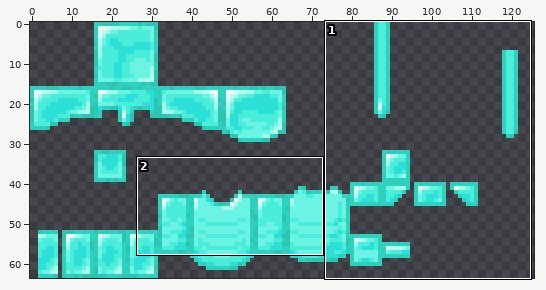
File history of a sprite sheet, assets/minecraft/textures/models/armor/diamond_layer_1.png. The first picture is a wide view before the edit; the outline marks the close-up.
Close-up. Old version:
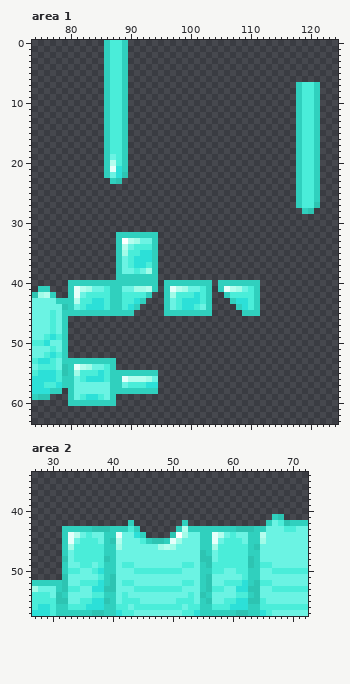
The file is 128x64 pixels. Shown: area 1: x 74..124, y 0..63; area 2: x 27..72, y 34..57. The wide view leaves out empty margins.
The result:
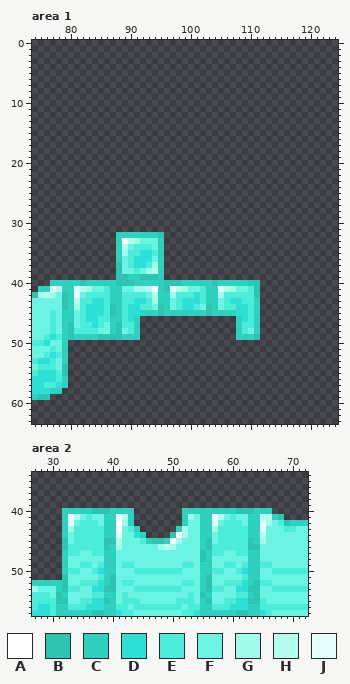
Palette (. is transparent): A #ffffff  B #2dc4b2  C #30d0be  D #2ce0d8  E #4aedd9  F #6bf3e3  G #a1fbe8  H #b4fdee  J #e5fffa
From old to new:
Area 1:
y 0..6: x 86..89 CEEC -> ....
y 7..18: x 86..89 CEEC -> ....; x 118..121 CEEC -> ....
y 19: x 86..89 CFEC -> ....; x 118..121 CEEC -> ....
y 20: x 86..89 CHEC -> ....; x 118..121 CEEC -> ....
y 21: x 86..89 CJDC -> ....; x 118..121 CEEC -> ....
y 22: x 86..89 CFDB -> ....; x 118..121 CEEC -> ....
y 23: x 87..88 CB -> ..; x 118..121 CEEC -> ....
y 24..26: x 118..121 CEEC -> ....
y 27: x 118..121 CEEB -> ....
y 28: x 119..120 CB -> ..
y 32: x 95 . -> B
y 33..34: x 94..95 C. -> FC
y 35: x 94..95 C. -> EC
y 36: x 94..95 C. -> FC
y 37: x 88 C -> B; x 94..95 C. -> GC
y 38: x 88 C -> B; x 94..95 C. -> HC
y 39: x 88..89 CC -> BB; x 92..95 CCC. -> BBBC
y 40: x 77..79 ... -> CCC; x 82 C -> B; x 88..90 CCC -> BBB; x 95..98 .CCC -> CBBB; x 104 . -> B; x 110..111 CC -> BB
y 41: x 77..79 ... -> JHC; x 94..96 C.C -> ACB; x 104..108 .CJHG -> CJHGF; x 111 C -> B
y 42: x 77..79 C.. -> GFB; x 93..95 C.. -> FHC; x 104..106 ..C -> CGE; x 111 C -> B
y 43: x 78..79 CC -> FB; x 92..95 C... -> DEGC; x 104..107 ...C -> CFED; x 109 D -> E
y 44: x 81 F -> G; x 87 C -> B; x 91..95 C.... -> DEEFB; x 103..108 C....C -> BCFEED
y 45: x 81..87 CCCCCCC -> FEDDDEB; x 89..95 CC..... -> EDDCCCB; x 103..110 C.....CC -> BCCCCDDE
y 46: x 80..91 ............ -> CFEDDEECCEDC; x 108..111 .... -> CDEC
y 47: x 80..91 ............ -> BFEEDEFCBEEC; x 108..111 .... -> CEEC
y 48: x 80..91 ............ -> BEEEEFFCBFEC; x 108..111 .... -> CEFC
y 49: x 80..91 ............ -> BCCCCBBBBCCC; x 108..111 .... -> CCCB
y 53: x 80..87 CCCCCCCC -> ........
y 54: x 80..87 CJHGFFEC -> ........
y 55: x 80..94 CGEEEDECCCCCCCC -> ...............
y 56: x 80..94 CFEDDDECCJHHHGF -> ...............
y 57: x 80..94 CFFFFFFCCFEEEDD -> ...............
y 58: x 80..94 CFFFFFFCCCCCCCC -> ...............
y 59: x 80..87 CFEDDEFC -> ........
y 60: x 80..87 CCCCCCCC -> ........
Area 2:
y 40: x 32..43 ............ -> CCCCCBBBCCCC; x 52..66 ............... -> CCCCCCCCCBBBCCC
y 41: x 32..43 ............ -> CJHFEFFCCJHC; x 52..66 ............... -> CGFCCJHFEFFCCHH
y 42: x 32..42 ........... -> CJFEEEFCCAG; x 53..66 .............C -> FFCCJFEEEFCCJG
y 43: x 33..39 CCCCBBB -> GEEEEEC; x 41..42 CC -> AF; x 53..54 CC -> FF; x 57..63 CCCCBBB -> GEEEEEC; x 65 C -> J
y 44: x 33..35 JHF -> FEE; x 37..38 FF -> EE; x 57..59 JHF -> FEE; x 61..62 FF -> EE
y 45: x 32..34 CJF -> BFE; x 38..39 FC -> EB; x 56..58 CJF -> BFE; x 62..63 FC -> EB
y 46: x 32..33 CG -> BE; x 39 C -> B; x 56..57 CG -> BE; x 63 C -> B
y 47: x 33 F -> E; x 35..36 EE -> FF; x 57 F -> E; x 59..60 EE -> FF
y 48: x 32 B -> C; x 34..39 EEEEEB -> FFFFFC; x 56 B -> C; x 58..63 EEEEEB -> FFFFFC
y 49: x 56..58 BEE -> CFF; x 61 E -> F; x 63 B -> C
y 50: x 62 E -> D
Pixel boxes of the changes (left, top, right, bottom) in both close-ups:
erased: (104, 40, 128, 184)
erased: (296, 82, 320, 214)
changed: (50, 232, 260, 406)
changed: (62, 508, 134, 562)
changed: (182, 508, 272, 574)
